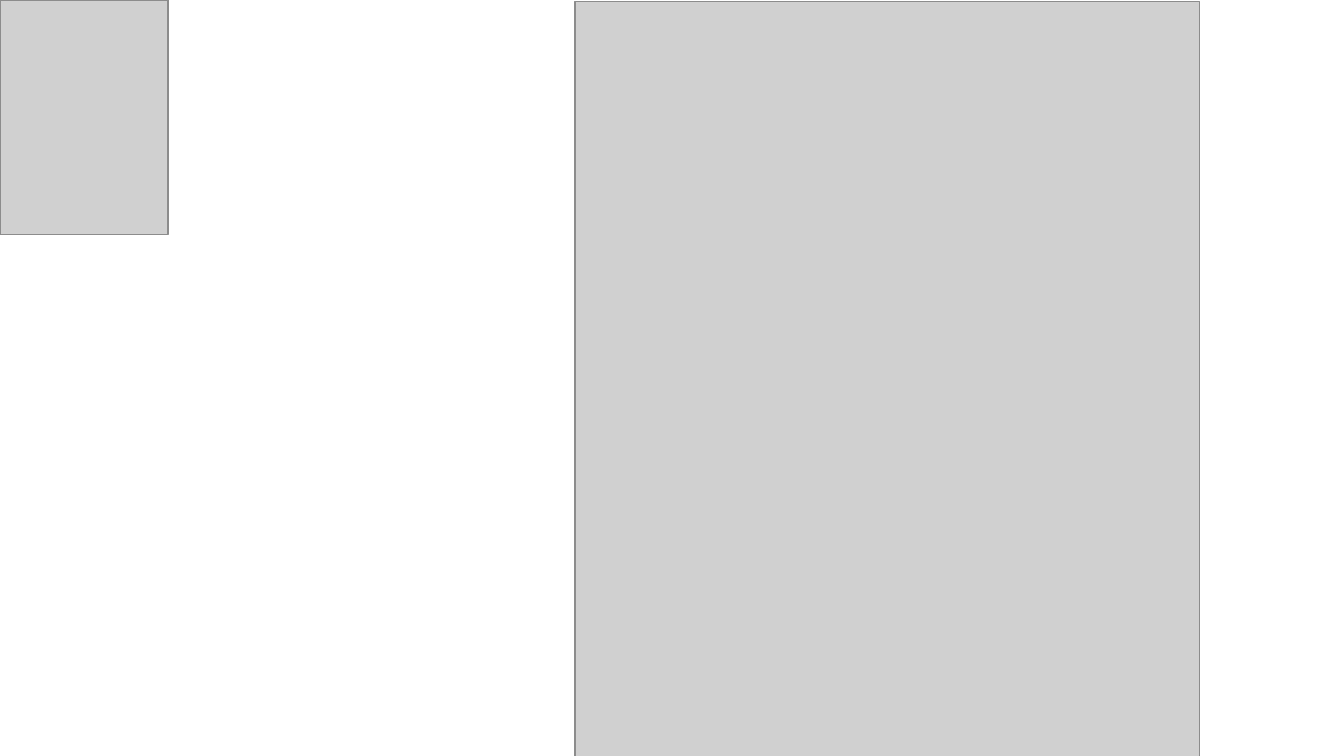
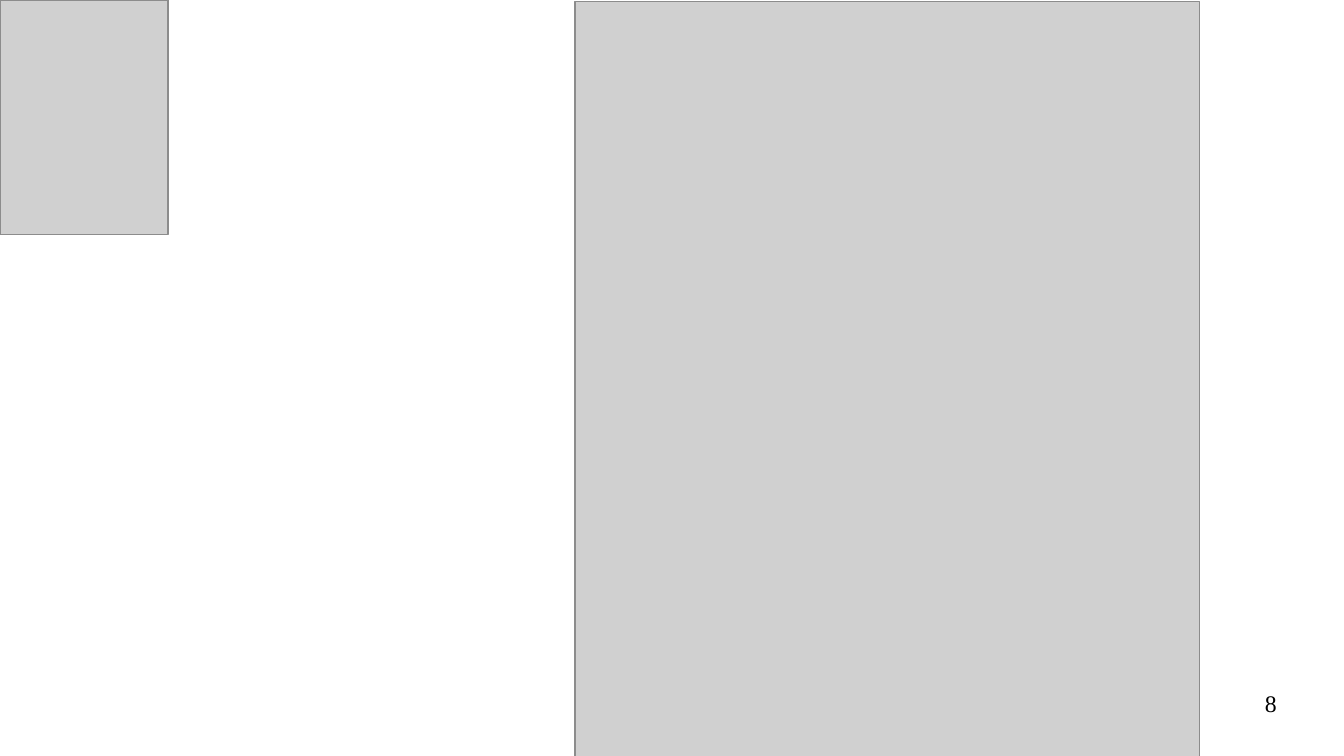
Before and after one commit to jbbaillet85/OCpizzas, a slide deck: slide 8 of documentation/Présentation technique.odp. Drawn at 1344x756 pixels with LibreOffice and Linux fonts; fonts in the diff are those of the drawing; grey boxes stand for pictures; background and template pictures are left out. Boxes give left, top, right and bottom in pixels: in the first picture for what was removed or moved away, otherwise in the second. Text is boxed around its words. In the diff, an @@ line names an element or a change of style, - is before the commit and + after.

```diff
--- a/documentation/Présentation technique.odp
+++ b/documentation/Présentation technique.odp
@@ page number added at bbox=[1265, 696, 1277, 713], 14 pt, text #000000 @@
+8
```
Also in this commit, not shown: 9 other slides changed, 11 other files.
